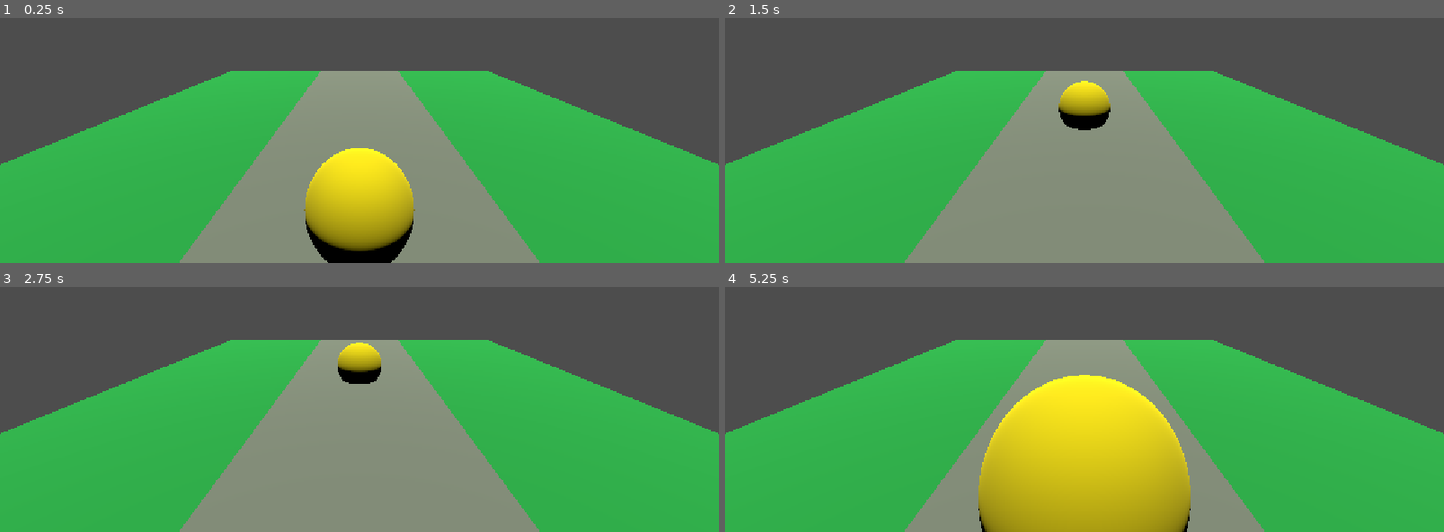
Above: before the commit, frames 1-4 (two rows, left to right).
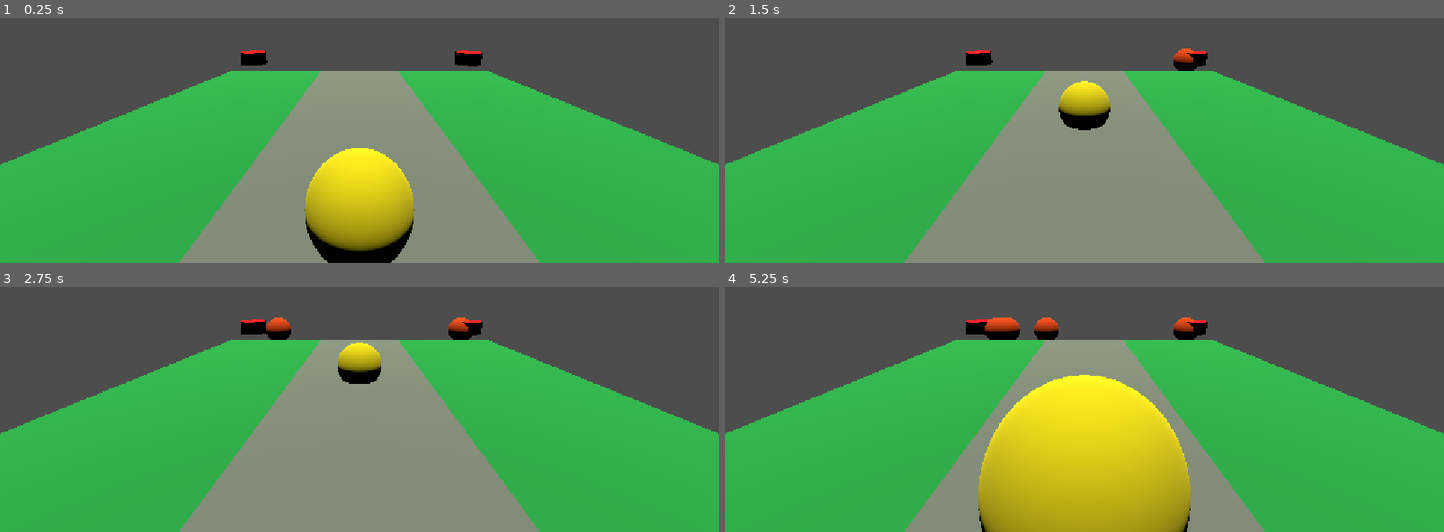
Above: after the commit, the same moments.

Repository: jcamejo/El-devolvedor
Game: Godot game, scene res://scenes/road.tscn
Same seed, same stepped clock (60 frames per second), same inputs: the game is played once before the commit and once after it.
Inputs (mouse positions are in pixels of both pictures, inside the frame that each line leads up to):
- Up to frame 1 (0.25 s): no input
- Up to frame 2 (1.5 s): tap Enter (ui_accept) at 0.5, 0.77 s; move the mouse to (1242, 40) at 0.52 s; hold Up (ui_up) 0.53-1.28 s; tap F at 0.6, 1.35 s; click (1242, 40) at 0.67 s; move the mouse to (940, 81) at 1.27 s; hold Down (ui_down) from 1.28 s (still down)
- Up to frame 3 (2.75 s): tap Enter (ui_accept) at 1.52 s; move the mouse to (outside the picture) at 2.02 s; release Down (ui_down) at 2.03 s; hold Up (ui_up) from 2.03 s (still down); tap F at 2.1 s
- Up to frame 4 (5.25 s): move the mouse to (1048, 411) at 2.77 s; tap F every 0.75 s from 2.85 to 5.1 s; click (1048, 411) at 2.92 s; tap Enter (ui_accept) at 3.02, 3.77, 4.52 s; move the mouse to (1300, 389) at 3.52 s; release Up (ui_up) at 3.53 s; hold Down (ui_down) from 3.53 s (still down); move the mouse to (outside the picture) at 4.27 s; move the mouse to (1120, 331) at 5.02 s; click (1120, 331) at 5.17 s

The runs differ from the first frame. In frame 1, 0.4% of the frame differs, in the area x 33-68%, y 13-20%; in frame 2, 0.6%; in frame 3, 0.8%; in frame 4, 1.2%, in the area x 33-68%, y 12-22%.
Error after the commit: Trying to assign value of type 'VisibleOnScreenNotifier3D' to a variable of type 'VisibleOnScreenNotifier2D'. (res://scripts/enemy.gd:6)

Commit message:
enemy spawn

Diff:
--- /dev/null
+++ b/scenes/Enemy.tscn
@@ -0,0 +1,28 @@
+[gd_scene format=3 uid="uid://mg2oia2s6mgt"]
+
+[ext_resource type="Script" uid="uid://cj6axnnf8heo2" path="res://scripts/enemy.gd" id="1_3gvst"]
+
+[sub_resource type="StandardMaterial3D" id="StandardMaterial3D_5q5h1"]
+albedo_color = Color(0.972549, 0.3019608, 0, 1)
+
+[sub_resource type="SphereMesh" id="SphereMesh_fgtc5"]
+material = SubResource("StandardMaterial3D_5q5h1")
+
+[sub_resource type="SphereShape3D" id="SphereShape3D_fgtc5"]
+radius = 0.3
+
+[node name="Enemy" type="CharacterBody3D" unique_id=1135848854]
+collision_layer = 2
+script = ExtResource("1_3gvst")
+
+[node name="Pivot" type="Node3D" parent="." unique_id=534324227]
+
+[node name="MeshInstance3D" type="MeshInstance3D" parent="Pivot" unique_id=1580040612]
+transform = Transform3D(1, 0, 0, 0, 1, 0, 0, 0, 1, 0, -0.20016348, -0.06045544)
+mesh = SubResource("SphereMesh_fgtc5")
+
+[node name="CollisionShape3D" type="CollisionShape3D" parent="." unique_id=1519810858]
+transform = Transform3D(1, 0, 0, 0, 1, 0, 0, 0, 1, 0, -0.20016348, -0.06045544)
+shape = SubResource("SphereShape3D_fgtc5")
+
+[node name="VisibleOnScreenNotifier3D" type="VisibleOnScreenNotifier3D" parent="." unique_id=1993422669]
--- a/scenes/road.tscn
+++ b/scenes/road.tscn
@@ -1,6 +1,8 @@
 [gd_scene format=3 uid="uid://cdxdhixm1tlv4"]
 
+[ext_resource type="Script" uid="uid://sbwudnhbvbgy" path="res://scripts/level.gd" id="1_72xhj"]
 [ext_resource type="PackedScene" uid="uid://cp11bkei4wnil" path="res://scenes/Player.tscn" id="1_811qs"]
+[ext_resource type="PackedScene" uid="uid://mg2oia2s6mgt" path="res://scenes/Enemy.tscn" id="2_c38u8"]
 
 [sub_resource type="WorldBoundaryShape3D" id="WorldBoundaryShape3D_7itxr"]
 
@@ -19,7 +21,24 @@
 size = Vector2(3, 10)
 center_offset = Vector3(0, 0.001, 0)
 
+[sub_resource type="StandardMaterial3D" id="StandardMaterial3D_5illg"]
+albedo_color = Color(1, 0.011764706, 0.039215688, 1)
+
+[sub_resource type="CylinderMesh" id="CylinderMesh_fgtc5"]
+material = SubResource("StandardMaterial3D_5illg")
+height = 0.5
+
+[sub_resource type="Curve3D" id="Curve3D_811qs"]
+closed = true
+_data = {
+"points": PackedVector3Array(0, 0, 0, 0, 0, 0, -4.2658005, 0, -5.624065, 0, 0, 0, 0, 0, 0, 4.41436, 0, -5.560396),
+"tilts": PackedFloat32Array(0, 0)
+}
+point_count = 2
+
 [node name="Level" type="Node3D" unique_id=1669373357]
+script = ExtResource("1_72xhj")
+enemy_scene = ExtResource("2_c38u8")
 
 [node name="Floor" type="StaticBody3D" parent="." unique_id=669045953]
 collision_mask = 2
@@ -45,3 +64,23 @@
 
 [node name="Camera3D" type="Camera3D" parent="CameraPivot" unique_id=1325719996]
 transform = Transform3D(1, 0, 0, 0, 0.98741484, 0.1581515, 0, -0.1581515, 0.98741484, 0, 0, 0)
+
+[node name="Cylinders" type="Node3D" parent="." unique_id=2021503988]
+
+[node name="MeshInstance3D" type="MeshInstance3D" parent="Cylinders" unique_id=1799777056]
+transform = Transform3D(1, 0, 0, 0, 1, 0, 0, 0, 1, -4.335287, 0.419181, -5.682935)
+mesh = SubResource("CylinderMesh_fgtc5")
+
+[node name="MeshInstance3D2" type="MeshInstance3D" parent="Cylinders" unique_id=1692487872]
+transform = Transform3D(1, 0, 0, 0, 1, 0, 0, 0, 1, 4.4373493, 0.419181, -5.612577)
+mesh = SubResource("CylinderMesh_fgtc5")
+
+[node name="SpawnPath" type="Path3D" parent="." unique_id=1623699593]
+transform = Transform3D(1, 0, 0, 0, 1, 0, 0, 0, 1, 0, 0.5, 0)
+curve = SubResource("Curve3D_811qs")
+
+[node name="SpawnLocation" type="PathFollow3D" parent="SpawnPath" unique_id=797026006]
+transform = Transform3D(-0.0073348065, 0, -0.9999731, 0, 1, 0, 0.9999731, 0, -0.0073348065, -4.2658005, 0, -5.624065)
+
+[node name="EnemyTimer" type="Timer" parent="." unique_id=730701828]
+autostart = true
--- /dev/null
+++ b/scripts/enemy.gd
@@ -0,0 +1,20 @@
+extends CharacterBody3D
+
+@export var min_speed = 10
+@export var max_speed = 18
+
+@onready var visibilityNotifier: VisibleOnScreenNotifier2D = $VisibleOnScreenNotifier3D
+
+
+func _ready() -> void:
+	visibilityNotifier.connect('screen_exited', _on_screen_exited)
+
+func _on_screen_exited():
+	queue_free()
+
+func initialize(_start_position, _end_position):
+	var _random_speed = randi_range(min_speed, max_speed)
+
+
+func _physics_process(_delta: float) -> void:
+	move_and_slide()
--- /dev/null
+++ b/scripts/level.gd
@@ -0,0 +1,19 @@
+extends Node
+
+@export var enemy_scene: PackedScene
+@onready var enemy_timer: Timer = $EnemyTimer
+@onready var enemy_spawn_location: PathFollow3D = $SpawnPath/SpawnLocation
+
+func _ready() -> void:
+	enemy_timer.connect('timeout', _on_enemy_timer_timeout)
+
+
+
+func _on_enemy_timer_timeout() -> void:
+	var enemy = enemy_scene.instantiate()
+
+	enemy_spawn_location.progress_ratio = randf()
+
+	enemy.global_position = enemy_spawn_location.position
+
+	add_child(enemy)
Not shown, added: scripts/enemy.gd.uid
Not shown, added: scripts/level.gd.uid
